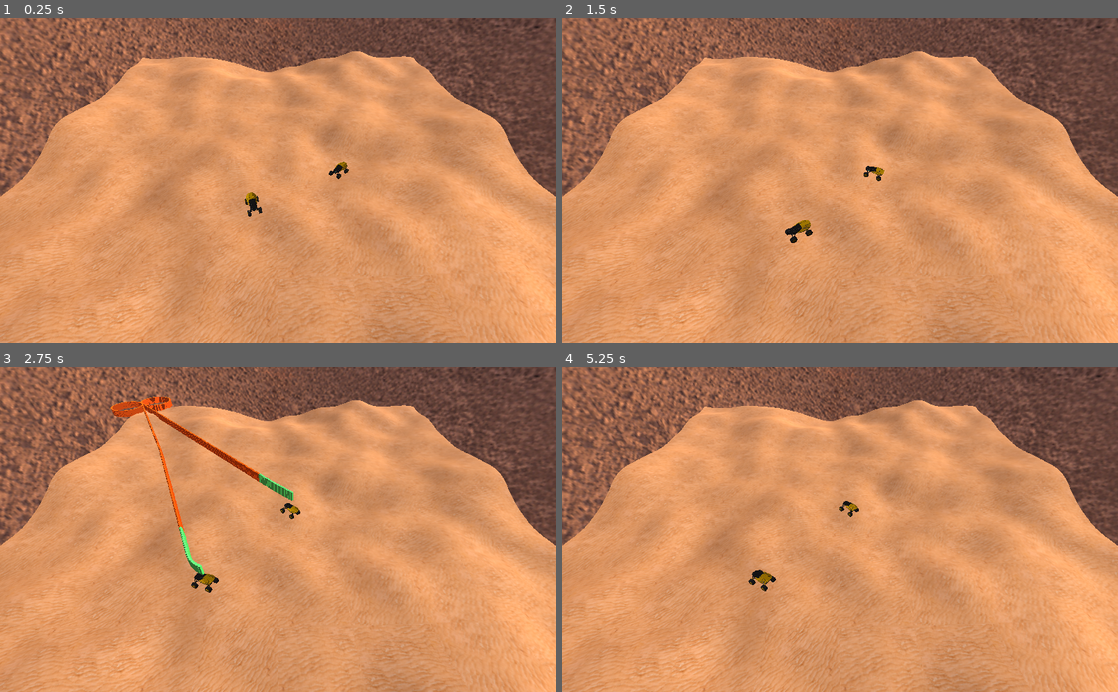
Above: before the commit, frames 1-4 (two rows, left to right).
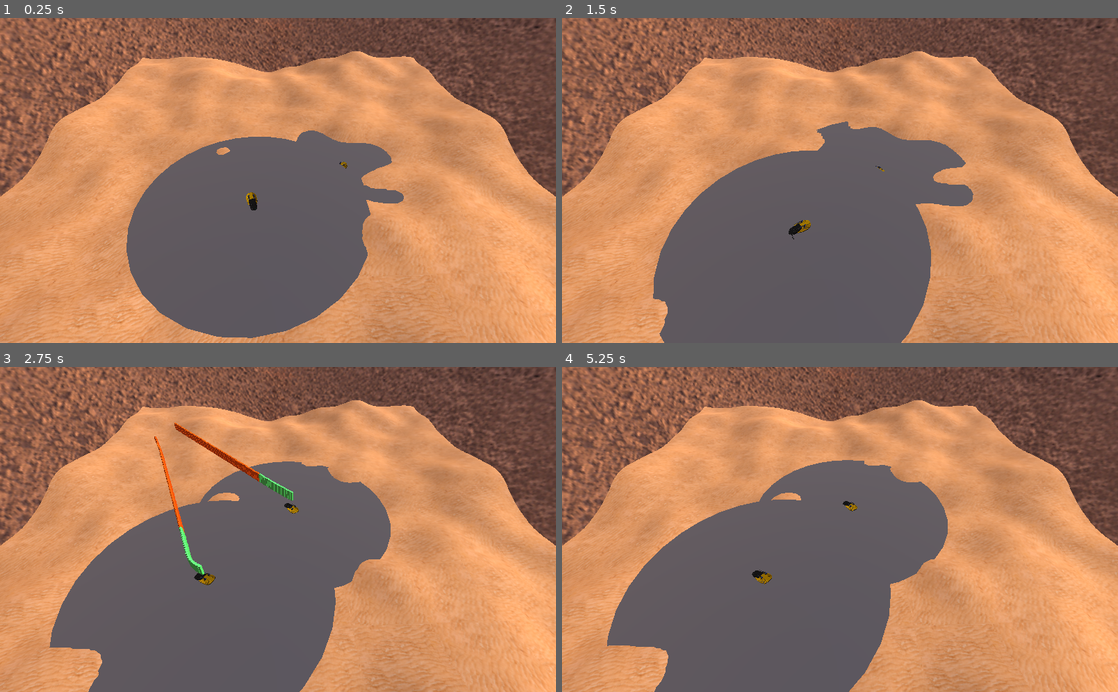
Above: after the commit, the same moments.

Repository: RealmHost002/game_about_desert_and_corovans
Game: Godot game, scene res://main.tscn
Same seed, same stepped clock (60 frames per second), same inputs: the game is played once before the commit and once after it.
Inputs (mouse positions are in pixels of both pictures, inside the frame that each line leads up to):
- Up to frame 1 (0.25 s): no input
- Up to frame 2 (1.5 s): move the mouse to (962, 164) at 0.52 s; hold 1 (TEST_BUTTON_1) 0.53-1.25 s; click (962, 164) at 0.67 s; drag from (728, 196) to (812, 245) at 1.27 s
- Up to frame 3 (2.75 s): move the mouse to (333, 458) at 2.02 s; click (333, 458) at 2.1 s
- Up to frame 4 (5.25 s): drag from (812, 594) to (673, 480) at 2.77 s; tap Enter at 3.5, 5 s; move the mouse to (1006, 578) at 3.52 s; hold Right mouse button (drag_camera) 3.53-4.25 s; click (1006, 578) at 3.67 s; tap Space at 4.25 s; drag from (673, 480) to (756, 448) at 4.27 s; move the mouse to (867, 529) at 5.02 s; hold 1 (TEST_BUTTON_1) from 5.03 s (still down); click (867, 529) at 5.17 s

The runs differ from the first frame. In frame 1, 23% of the frame differs, in the area x 22-73%, y 34-99%; in frame 2, 28%; in frame 3, 29%, in the area x 8-71%, y 9-100%; in frame 4, 29%.

Commit message:
U

Diff:
--- a/car.gd
+++ b/car.gd
@@ -94,7 +94,7 @@
 		f = f.rotated(Vector3(0,1,0), sign(f.cross(destination - p).y) * 0.1 * rotation_speed)
 		p += f * 0.1 * speed
 		c += 1
-		if c > 1000:
+		if c > 100:
 			break
 		pass
 	pass
--- a/car.tscn
+++ b/car.tscn
@@ -1,8 +1,20 @@
-[gd_scene load_steps=7 format=2]
+[gd_scene load_steps=12 format=2]
 
 [ext_resource path="res://car.gd" type="Script" id=1]
+[ext_resource path="res://models/weapons/lasergun/laergun.obj" type="ArrayMesh" id=2]
 [ext_resource path="res://models/bigfoot/main_body.tres" type="Material" id=3]
 [ext_resource path="res://models/bigfoot/body.tres" type="ArrayMesh" id=4]
+[ext_resource path="res://scripts/weapons/weapon.gd" type="Script" id=5]
+[ext_resource path="res://models/area.obj" type="ArrayMesh" id=6]
+
+[sub_resource type="SpatialMaterial" id=8]
+albedo_color = Color( 0.156863, 0.156863, 0.156863, 1 )
+metallic = 0.5
+roughness = 0.69
+
+[sub_resource type="SpatialMaterial" id=9]
+albedo_color = Color( 0.152941, 0.207843, 0.376471, 1 )
+metallic = 0.3
 
 [sub_resource type="SpatialMaterial" id=6]
 params_diffuse_mode = 4
@@ -51,6 +63,26 @@
 material/2 = null
 material/3 = null
 
+[node name="weapons" type="Spatial" parent="body"]
+
+[node name="Position3D" type="Position3D" parent="body/weapons"]
+transform = Transform( 1, 0, 0, 0, 1, 0, 0, 0, 1, 0.899078, 2.89776, -1.18434 )
+script = ExtResource( 5 )
+
+[node name="MeshInstance" type="MeshInstance" parent="body/weapons/Position3D"]
+mesh = ExtResource( 2 )
+material/0 = SubResource( 8 )
+material/1 = SubResource( 9 )
+
+[node name="Position3D2" type="Position3D" parent="body/weapons"]
+transform = Transform( 1, 0, 0, 0, 1, 0, 0, 0, 1, -0.899, 2.898, -1.184 )
+script = ExtResource( 5 )
+
+[node name="MeshInstance" type="MeshInstance" parent="body/weapons/Position3D2"]
+mesh = ExtResource( 2 )
+material/0 = SubResource( 8 )
+material/1 = SubResource( 9 )
+
 [node name="wheels" type="Spatial" parent="."]
 
 [node name="fl" type="MeshInstance" parent="wheels"]
@@ -96,4 +128,9 @@
 [node name="DirectionalLight" type="DirectionalLight" parent="."]
 transform = Transform( 0.89861, 0.324944, -0.294807, 0, 0.671928, 0.740617, 0.438748, -0.665526, 0.603801, -4.24959, 4.22975, 6.35212 )
 editor_only = true
+
+[node name="MeshInstance" type="MeshInstance" parent="."]
+transform = Transform( 10, 0, 0, 0, 10, 0, 0, 0, 10, 0, 1.60369, 0 )
+mesh = ExtResource( 6 )
+material/0 = null
 [connection signal="input_event" from="StaticBody" to="." method="_on_input_event"]
--- /dev/null
+++ b/scripts/weapons/weapon.gd
@@ -0,0 +1,16 @@
+extends Position3D
+
+
+# Declare member variables here. Examples:
+# var a = 2
+# var b = "text"
+
+
+# Called when the node enters the scene tree for the first time.
+func _ready():
+	pass # Replace with function body.
+
+
+# Called every frame. 'delta' is the elapsed time since the previous frame.
+#func _process(delta):
+#	pass
Not shown, added: gui/1.txt
Not shown, added: models/area.mtl
Not shown, added: models/area.obj
Not shown, added: models/area.obj.import
Not shown, added: models/weapons/big_foot_wheel.obj.import
Not shown, added: models/weapons/lasergun/laergun.mtl
Not shown, added: models/weapons/lasergun/laergun.obj
Not shown, added: models/weapons/lasergun/laergun.obj.import
Not shown, added: models/area.blend
Not shown, added: models/area.blend1
